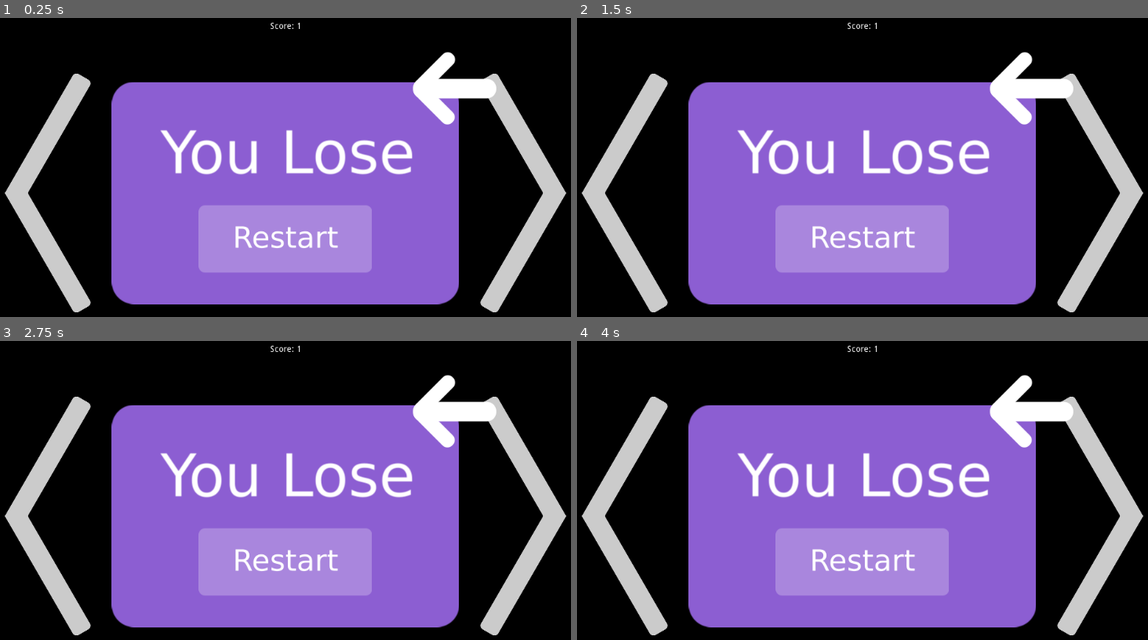
Above: before the commit, frames 1-4 (two rows, left to right).
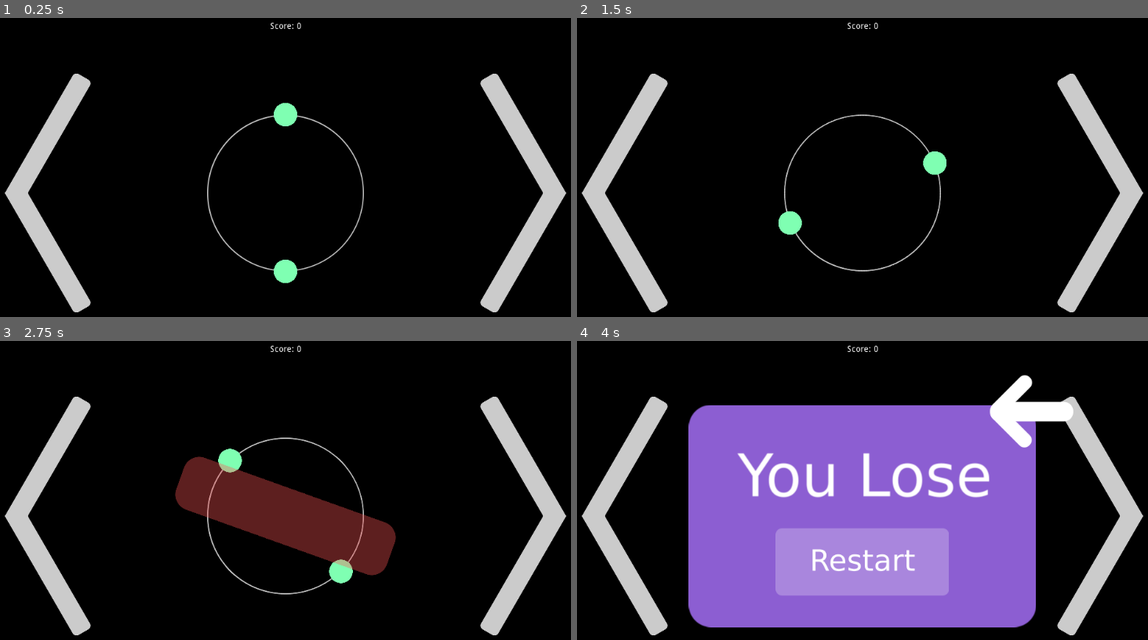
Above: after the commit, the same moments.

Repository: SamaStolbanutost/balls-n-shields
Game: Godot game, scene res://scenes/gameplay.tscn
Same seed, same stepped clock (60 frames per second), same inputs: the game is played once before the commit and once after it. This scene is started directly instead of the project's main scene.
Inputs:
- Up to frame 1 (0.25 s): no input
- Up to frame 2 (1.5 s): tap Enter at 0.5 s; hold Right (ui_right) 0.53-1.28 s; hold Left (ui_left) from 1.28 s (still down)
- Up to frame 3 (2.75 s): release Left (ui_left) at 2.03 s; hold Right (ui_right) from 2.03 s (still down)
- Up to frame 4 (4 s): tap Space at 3.5 s; release Right (ui_right) at 3.53 s; hold Left (ui_left) from 3.53 s (still down)

The runs differ from the first frame. In frame 1, 46% of the frame differs, in the area x 19-87%, y 1-96%; in frame 2, 46%; in frame 3, 46%; in frame 4, less than 0.1%.

Commit message:
Bug Fix

Diff:
--- a/global_parameters.gd
+++ b/global_parameters.gd
@@ -2,4 +2,4 @@
 
 var score = 0
 var _game = true # is playing now, or losed
-var speed = 0.0
+var speed = 1.5
--- a/scenes/gameplay.tscn
+++ b/scenes/gameplay.tscn
@@ -78,6 +78,7 @@
 }
 
 [node name="lose" type="Node2D" parent="."]
+visible = false
 
 [node name="Sprite" type="Sprite" parent="lose"]
 position = Vector2( 512, 300 )
--- a/scripts/balls.gd
+++ b/scripts/balls.gd
@@ -13,7 +13,10 @@
 func _physics_process(delta):
 	timer += delta
 	if timer <= global.speed / 2:
-		$".".modulate.a = timer / 2
+		if global.speed < 1.0:
+			$".".modulate.a = timer
+		else:
+			$".".modulate.a = timer / 2
 	if timer >= global.speed:
 		if $laser/laser_collision.get_overlapping_bodies() != []:
 			global._game = false
Not shown, changed: export_presets.cfg
Not shown, added: export/android/bns-build-alpha0.0.6-arm.apk
Not shown, added: export/android/bns-build-alpha0.0.6-arm.apk.idsig
